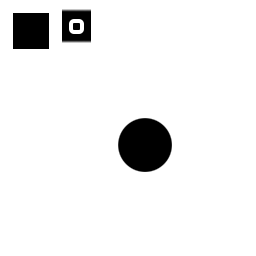
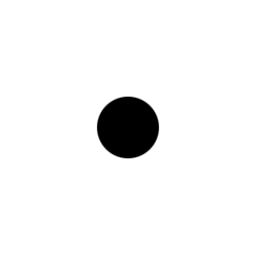
Before/after of a 256 x 256 layered artwork. What changed in the layer stack:
removed layer "Track End Caps" over [13, 13, 49, 49]
painted on "Blade" (2nd of 2, in "Blade") over [13, 9, 172, 172]
painted on "Center Fill" over [96, 96, 172, 172]
removed group "Track" (1st of 2) (2 layers) over [62, 9, 91, 43]
removed layer "Track Accent" from group "Track" over [69, 19, 84, 34]
removed layer "Track" (2nd of 2, in "Track") from group "Track" over [62, 9, 91, 43]
